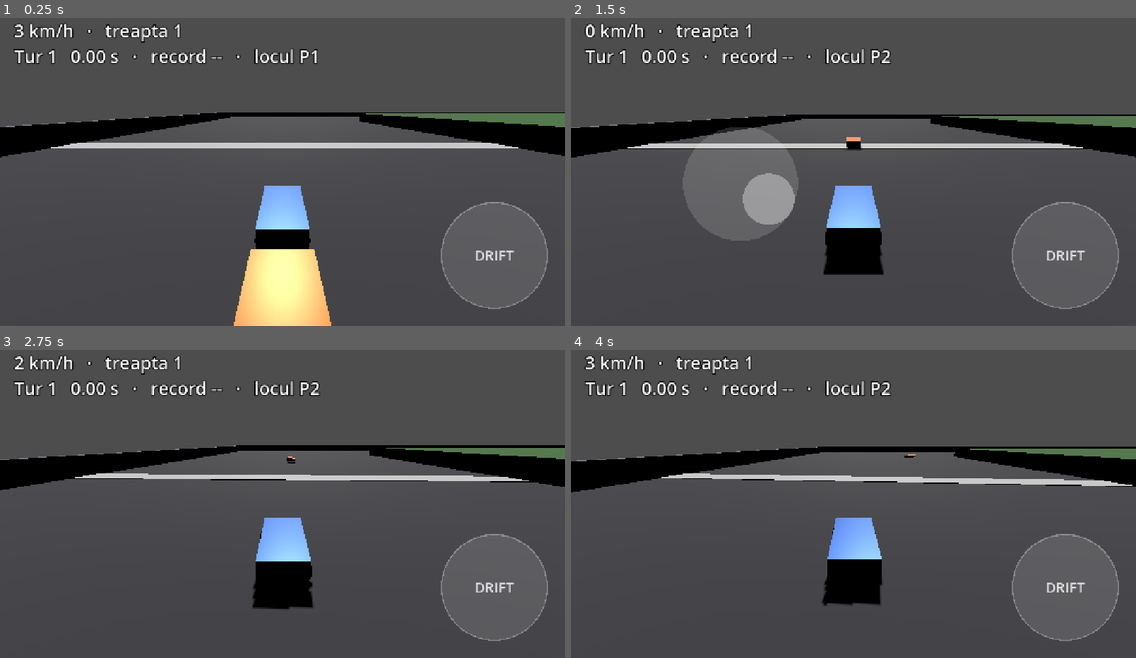
Above: before the commit, frames 1-4 (two rows, left to right).
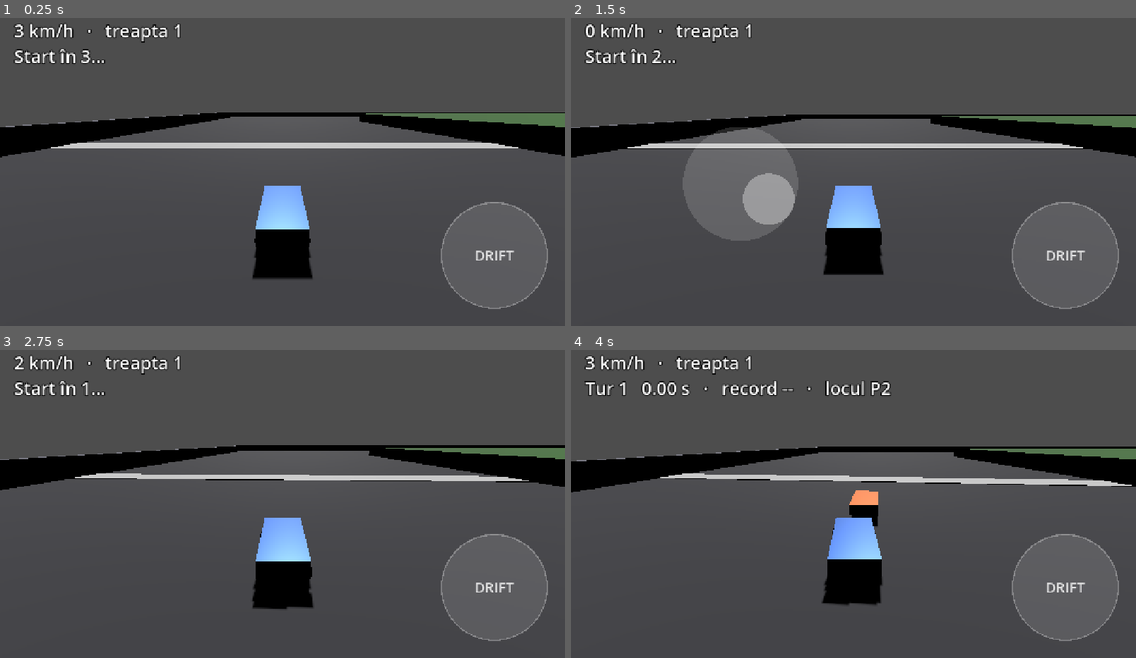
Above: after the commit, the same moments.

Repository: mihaelaradu1005-source/RacerMobile
Game: Godot game, scene res://scenes/world.tscn
The game is run twice, just before and just after one commit, with the same random seed, the same clock (stepped at 60 frames per second) and the same inputs.
Inputs (mouse positions are in pixels of both pictures, inside the frame that each line leads up to):
- Up to frame 1 (0.25 s): no input
- Up to frame 2 (1.5 s): move the mouse to (977, 150) at 0.52 s; hold D (move_right) 0.53-1.25 s; click (977, 150) at 0.67 s; drag from (740, 184) to (825, 230) at 1.27 s
- Up to frame 3 (2.75 s): move the mouse to (339, 430) at 2.02 s; hold D (move_right) from 2.03 s (still down)
- Up to frame 4 (4 s): release D (move_right) at 2.75 s; drag from (825, 562) to (684, 451) at 2.77 s; move the mouse to (1023, 547) at 3.52 s; hold A (move_left) from 3.53 s (still down)

The runs differ from the first frame. In frame 1, 4.7% of the frame differs, in the area x 2-59%, y 9-100%; in frame 2, 1.2%; in frame 3, 1.2%; in frame 4, 0.5%.

Commit message:
fix(phase4): fair start countdown, slower AI, less car spin
On-device feedback: the AI left the moment the screen appeared and was
faster than the player; the player car sometimes spun oddly.

- race_manager: 3s start countdown; exposes started + countdown. AI holds
  until "GO" so it can't grab a head start. HUD shows the countdown.
- ai_driver: base_speed 20 -> 16.5 (just under the player's ~18 m/s cap) so
  the race is winnable
- car.tscn: angular_damp 1.5 to settle unwanted spins after wall/kerb
  contact; verified steering and drift still work (steer_dir still RIGHT,
  drift still slides and stays upright)

Co-Authored-By: Claude Opus 4.8 <noreply@anthropic.com>

Diff:
--- a/scenes/car.tscn
+++ b/scenes/car.tscn
@@ -28,6 +28,7 @@
 mass = 800.0
 center_of_mass_mode = 1
 center_of_mass = Vector3(0, -0.6, 0)
+angular_damp = 1.5
 script = ExtResource("1_car")
 
 [node name="Chassis" type="MeshInstance3D" parent="."]
--- a/scripts/ai_driver.gd
+++ b/scripts/ai_driver.gd
@@ -5,11 +5,12 @@
 # which keeps it predictable and impossible to send spinning off the track.
 # Looks ahead on the curve; the sharper the upcoming bend, the more it slows.
 
-## Cruising speed on the straights (m/s).
-@export var base_speed: float = 20.0
+## Cruising speed on the straights (m/s). A touch below the player's top speed
+## (~18 m/s) so the race is winnable.
+@export var base_speed: float = 16.5
 
 ## Minimum speed through the tightest corners (m/s).
-@export var min_corner_speed: float = 11.0
+@export var min_corner_speed: float = 10.0
 
 ## How quickly the AI changes speed (m/s per second).
 @export var accel: float = 12.0
@@ -22,6 +23,7 @@
 var _speed: float = 0.0
 var _prev_ratio: float = 0.0
 var _curve: Curve3D
+var _manager: Node
 
 
 func _ready() -> void:
@@ -34,6 +36,12 @@
 
 func _physics_process(delta: float) -> void:
 	if _curve == null:
+		return
+
+	# Wait for the start countdown so the AI can't leave before "GO".
+	if _manager == null:
+		_manager = get_tree().get_first_node_in_group("race_manager")
+	if _manager != null and not _manager.started:
 		return
 	var length := _curve.get_baked_length()
 
--- a/scripts/hud.gd
+++ b/scripts/hud.gd
@@ -28,6 +28,10 @@
 	if mgr == null:
 		text = line1
 		return
+	if not mgr.started:
+		# Show a big 3-2-1 style countdown before the opponent is released.
+		text = "%s\nStart în %d..." % [line1, int(ceil(mgr.countdown))]
+		return
 	var line2 := "Tur %d   %s   ·   record %s" % [
 		mgr.lap + 1, _fmt_time(mgr.lap_time), _fmt_time(mgr.best_time)]
 	if mgr.has_opponent:
--- a/scripts/race_manager.gd
+++ b/scripts/race_manager.gd
@@ -8,6 +8,12 @@
 # and the best time updated. Read by the HUD.
 
 @export var checkpoints_path: NodePath
+
+## Countdown before the opponent is released, so it can't grab a head start.
+@export var start_delay: float = 3.0
+
+var started: bool = false
+var countdown: float = 0.0
 
 var lap: int = 0            # completed laps
 var lap_time: float = 0.0   # time on the current lap (seconds)
@@ -25,6 +31,7 @@
 
 func _ready() -> void:
 	add_to_group("race_manager")
+	countdown = start_delay
 	_player = _find_vehicle(get_tree().root)
 	var container := get_node_or_null(checkpoints_path)
 	if container == null:
@@ -48,6 +55,11 @@
 
 
 func _process(delta: float) -> void:
+	if not started:
+		countdown -= delta
+		if countdown <= 0.0:
+			countdown = 0.0
+			started = true
 	if _running:
 		lap_time += delta
 	_update_position()
